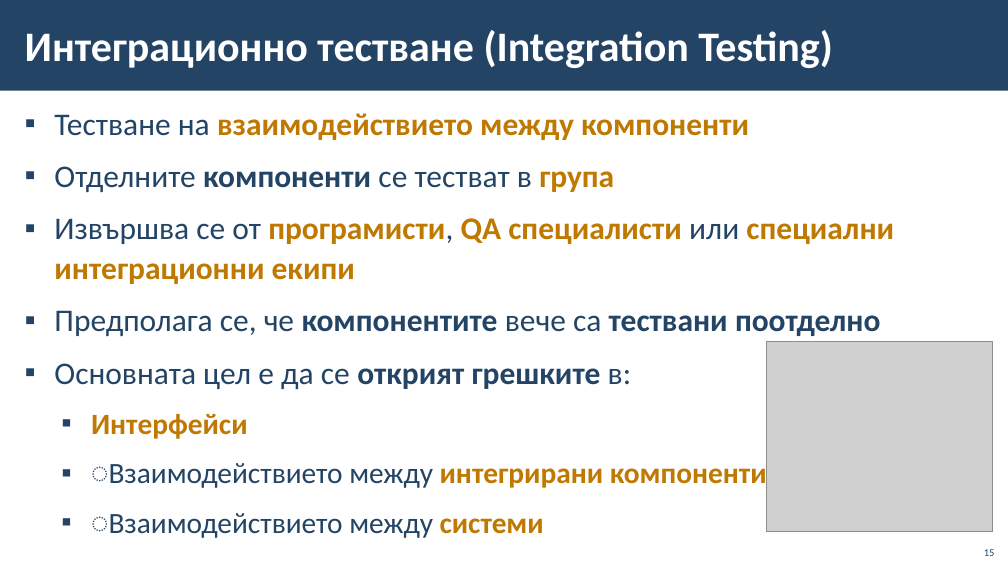
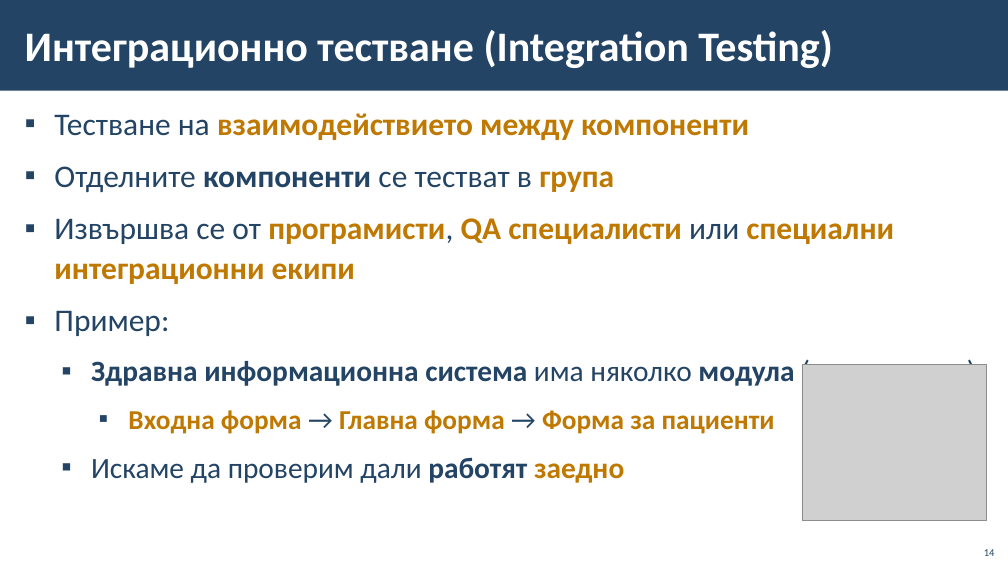
Before and after one commit to BG-IT-Edu/School-Programming, a slide deck: slide 14 of Courses/Software-Sciences/Module-4-Information-Systems-New/13-Information-System-Testing/13-Information-System-Testing.pptx (slide 15 before the commit). Drawn at 1008x567 pixels with LibreOffice and Linux fonts; fonts in the diff are those of the drawing; grey boxes stand for pictures; background and template pictures are left out. Boxes give left, top, right and bottom in pixels: in the first picture for what was removed or moved away, otherwise in the second. Text is boxed around its words. In the diff, an @@ line names an element or a change of style, - is before the commit and + after.

```diff
--- a/Courses/Software-Sciences/Module-4-Information-Systems-New/13-Information-System-Testing/13-Information-System-Testing.pptx
+++ b/Courses/Software-Sciences/Module-4-Information-Systems-New/13-Information-System-Testing/13-Information-System-Testing.pptx
@@ text at (x1=54, y1=310, x2=983, y2=483): text changed; size 30 to 28 pt; bold on @@
-▪ Предполага се, че компонентите вече са тествани поотделно
-▪ Основната цел е да се открият грешките в:
-  ▪ Интерфейси
-  ▪ ͏Взаимодействието между интегрирани компоненти
-  ▪ ͏Взаимодействието между системи
+▪ Пример:
+  ▪ Здравна информационна система има няколко модула (компоненти):
+    ▪ Входна форма → Главна форма → Форма за пациенти
+  ▪ Искаме да проверим дали работят заедно
@@ picture resized from (x1=767, y1=342, x2=992, y2=532) to (x1=802, y1=364, x2=988, y2=520) @@
@@ page number at (x1=984, y1=549, x2=995, y2=556): text changed @@
-15
+14
```
Also in this commit, not shown: 3 other slides changed, 5 slides removed.
